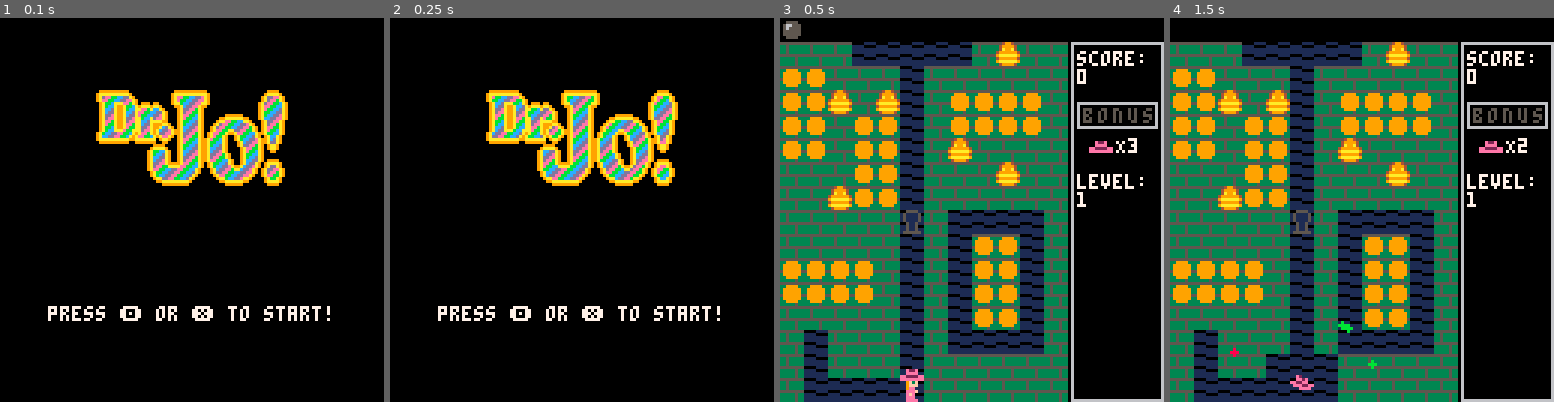
Above: before the commit, frames 1-4 (left to right).
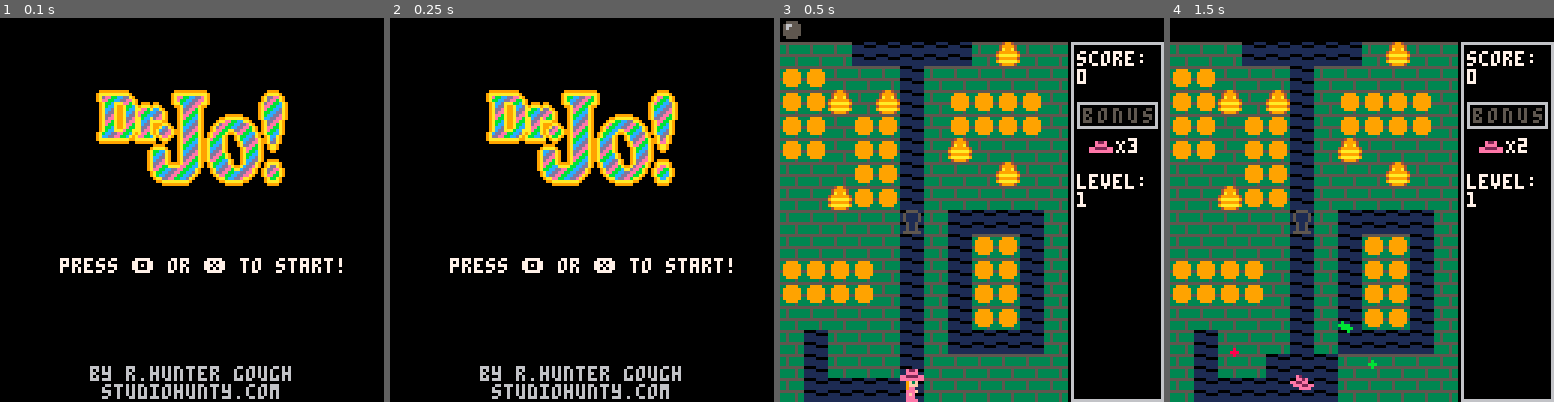
Above: after the commit, the same moments.

Repository: luvcraft/drjo
Game: PICO-8 cartridge drjo.p8
The game is run twice, just before and just after one commit, with the same random seed, the same clock (stepped at 60 frames per second) and the same inputs.
Inputs:
- Up to frame 1 (0.1 s): no input
- Up to frame 2 (0.25 s): no input
- Up to frame 3 (0.5 s): tap X (X key) at 0.33 s
- Up to frame 4 (1.5 s): tap O (Z key) at 0.7 s; tap X (X key) at 1.07 s

The runs differ from the first frame. In frame 1, 4.0% of the frame differs, in the area x 12-90%, y 62-100%; in frame 2, 4.0%; in frame 3, nothing differs; in frame 4, nothing differs.

Commit message:
added credits to title screen

Diff:
--- a/drjo.p8
+++ b/drjo.p8
@@ -1521,7 +1521,15 @@
 
 		pal()
 
-		print("press \142 or \151 to start!",16,96,7)
+		local s = "press \142 or \151 to start!"
+		print(s,64-(#s*2),80,7)
+
+		s = "by r.hunter gough"
+		print(s,64-(#s*2),128-12,6)
+
+		s = "studiohunty.com"
+		print(s,64-(#s*2),128-6,6)
+
 	end
 }
 
